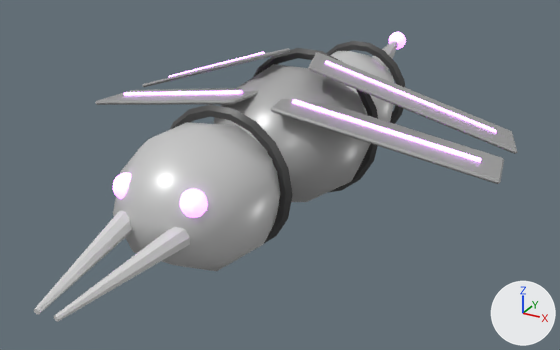
Renders of the glTF model public/assets/models/interceptor.glb from each side of a commit.
Both versions are drawn from a camera (50 mm lens) standing at (2.15, -3.8, 1.74) and looking at (0.04, 0.05, -0.19). Every picture has the same lights, and +X, +Y and +Z are marked at lower right. The first picture is the older version. Vertices at exactly the same position are counted once.

In view in the first picture: 'Interceptor'.
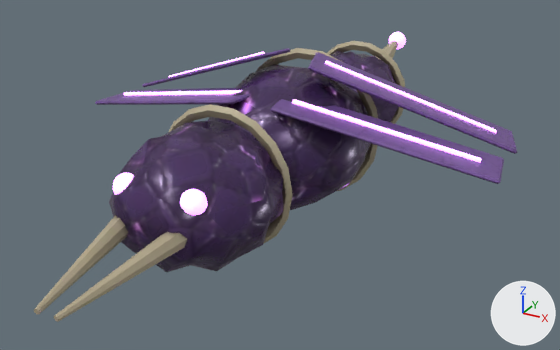
The change, as a list of edits to the scene's bpy script:
```text
Add img_hull_emissive:
    img_hull_emissive = load_image('Hull_emissive', '_unpacked/Hull_emissive', 256, 256, 'sRGB')
Add img_hull_base:
    img_hull_base = load_image('Hull_base', '_unpacked/Hull_base', 512, 512, 'sRGB')
Add img_hull_orm:
    img_hull_orm = load_image('Hull_orm', '_unpacked/Hull_orm', 256, 256, 'Non-Color')
Add img_hull_normal:
    img_hull_normal = load_image('Hull_normal', '_unpacked/Hull_normal', 512, 512, 'Non-Color')
Change mat_glow:
    where n0 = _N.new('ShaderNodeBsdfPrincipled'); n0.name = 'Principled BSDF'
    add n0.inputs[0].default_value = (1.0, 1.0, 1.0, 1.0)  # 'Base Color', white #ffffff
    remove n2 = _N.new('ShaderNodeVertexColor'); n2.name = 'Color Attribute'
    remove _L.new(n2.outputs[0], n0.inputs[0])  # 'Color' to 'Base Color'
Add mat_hull:
    mat_hull = bpy.data.materials.new('Hull')
    # uses the picture img_hull_base
    # uses the picture img_hull_emissive
    # uses the picture img_hull_normal
    # uses the picture img_hull_orm
Change me_interceptor:
    used by ob_interceptor; location = (0.0, 0.0, 0.0)
    remove me_interceptor.from_pydata(...)  # 852 vertices, 1636 faces; spans x -1.37..1.37, y -1.9..2.15, z -0.49..0.51
    add me_interceptor.from_pydata(...)  # 1212 vertices, 2356 faces; spans x -1.37..1.37, y -1.9..2.15, z -0.49..0.51
    me_interceptor part 1: 360 vertices added at x -0.5..0.5, y -1.25..1.54, z -0.42..0.42
    me_interceptor part 2: 800 faces spanning x -1.37..1.37, y -1.9..2.09, z -0.49..0.51 switch from mat_body to mat_hull
```

Changed parts and their boxes [x1, y1, x2, y2] in the pictures (560 x 350 px):
'Interceptor', recoloured, reshaped (grey to purple): [34, 32, 517, 322] in both
part 1 of me_interceptor, added (purple): after [109, 51, 398, 272]
part 2 of me_interceptor, recoloured: [34, 41, 517, 322] in both
